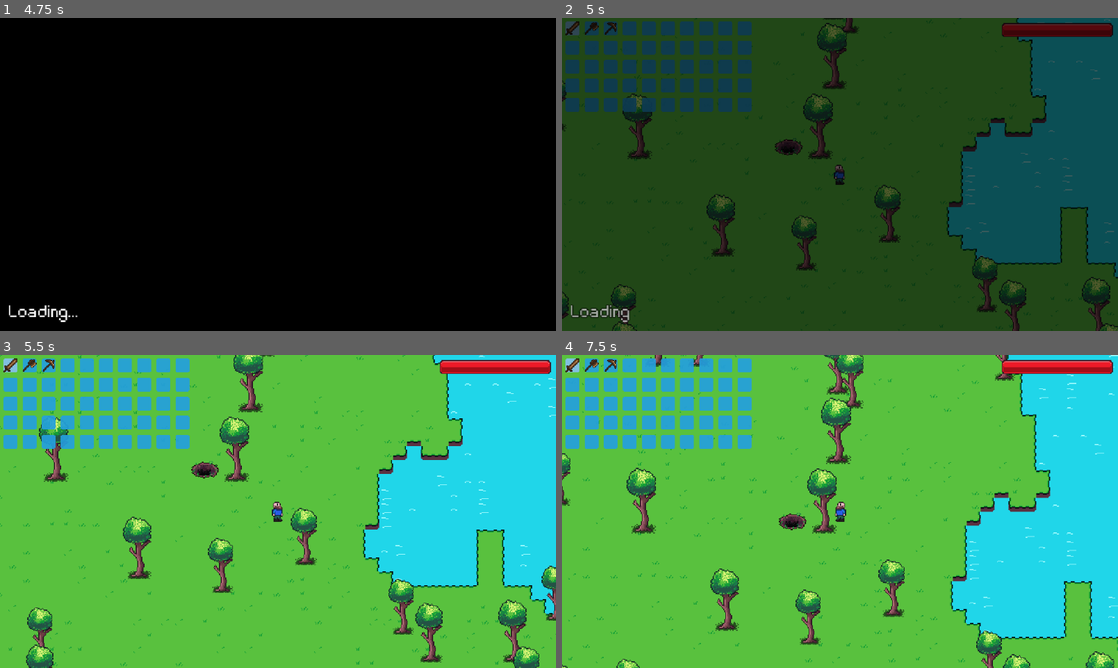
Above: before the commit, frames 1-4 (two rows, left to right).
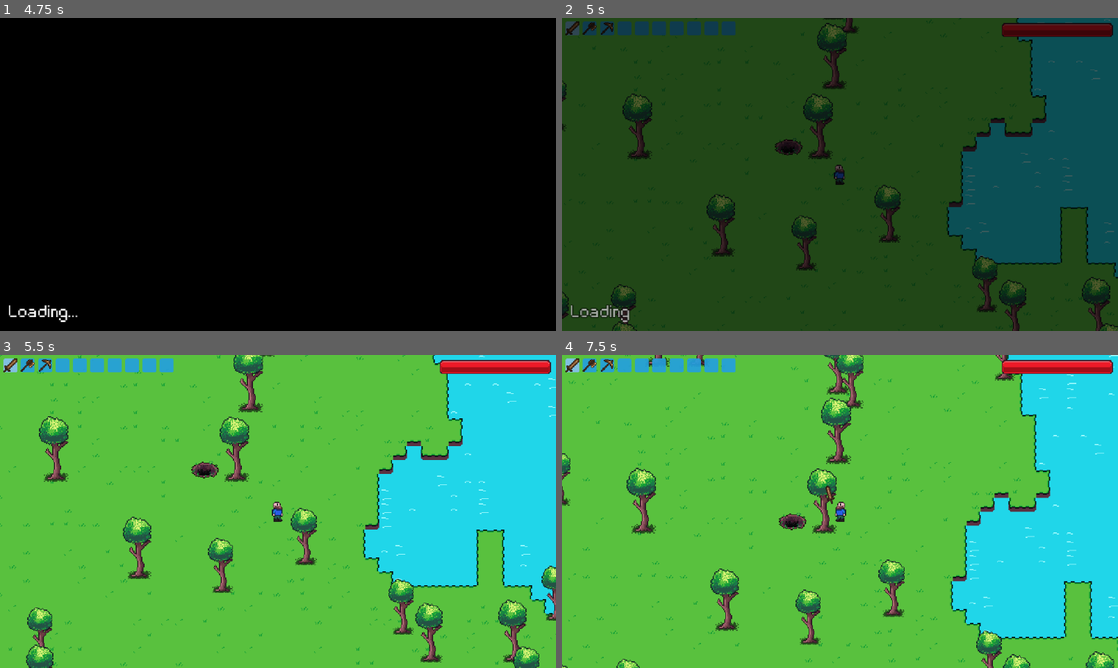
Above: after the commit, the same moments.

Repository: spsJakubSzydlowski/Evergrint
Game: Godot game, scene res://scenes/UI/menu.tscn
Two runs of this game, one before a commit and one after it. Both use one fixed random seed, a clock stepped at 60 frames per second and the inputs below.
Inputs (mouse positions are in pixels of both pictures, inside the frame that each line leads up to):
- Up to frame 1 (4.75 s): click "New Game" at 0.5 s; click (255, 174) at 1.27 s; type "Alex" at 1.35 s; click (344, 174) at 2 s; click "Easy" at 2.75 s; tap Enter at 3.5 s; move the mouse to (11, 27) at 3.52 s; hold Right 3.53-4.28 s; tap A (a) at 3.6 s; click (11, 27) at 3.67 s; tap D (d) at 3.8, 4.35 s; tap Space at 4.25 s; move the mouse to (27, 27) at 4.27 s; hold Down from 4.28 s (still down); click (27, 27) at 4.42 s; tap S (s) at 4.55 s
- Up to frame 2 (5 s): keep holding Down
- Up to frame 3 (5.5 s): move the mouse to (50, 364) at 5.02 s; release Down at 5.03 s; hold Right from 5.03 s (still down); tap S (s) at 5.1 s; click (50, 364) at 5.17 s; tap W (w) at 5.3 s
- Up to frame 4 (7.5 s): move the mouse to (628, 364) at 5.77 s; release Right at 5.78 s; hold Up 5.78-6.53 s; tap W (w) at 5.85 s; click (628, 364) at 5.92 s; tap A (a) at 6.05, 6.6 s; move the mouse to (650, 364) at 6.52 s; hold Left from 6.53 s (still down); click (650, 364) at 6.67 s; tap D (d) at 6.8 s; move the mouse to (667, 364) at 7.27 s; click (667, 364) at 7.35 s

Frame 1 is identical in both runs. In frame 2, 5.1% of the frame differs, in the area x 0-35%, y 1-30%; in frame 3, 5.2%; in frame 4, 5.3%, in the area x 0-50%, y 1-48%.

Commit message:
Better enemies spawn

Diff:
--- a/scenes/main.tscn
+++ b/scenes/main.tscn
@@ -21,7 +21,7 @@
 tile_set = ExtResource("2_jyhfs")
 
 [node name="EntitySpawnTimer" type="Timer" parent="." unique_id=2073219033]
-wait_time = 1.7999999999999998
+wait_time = 5.0
 autostart = true
 
 [node name="DeathScreen" parent="." unique_id=605049590 instance=ExtResource("5_tefeu")]
--- a/scripts/main.gd
+++ b/scripts/main.gd
@@ -4,7 +4,7 @@
 @onready var tile_map: TileMapLayer = $TileMapLayer
 @onready var object_layer: TileMapLayer = $ObjectLayer
 
-@export var max_entities = 200
+@export var max_entities = 20
 
 func _ready():
 	if not DataManager.is_loaded:
@@ -36,12 +36,13 @@
 		await spawn_player_at_center()
 		player = get_tree().get_first_node_in_group("Player")
 
+	spawn_entity(true)
 
 func _physics_process(_delta: float) -> void:
 	if player:
 		Global.update_chunks(object_layer)
 
-func spawn_entity():
+func spawn_entity(first_slime = false):
 	var current_enemy_count = get_tree().get_nodes_in_group("entity").size()
 	var spawn_pos = Vector2.ZERO
 	var attempts = 0
@@ -54,10 +55,14 @@
 		while not found_valid_spot and attempts < 20:
 			attempts += 1
 			var random_angle = randf() * 2 * PI
-			var distance = randf_range(get_viewport_rect().end.x, get_viewport_rect().end.x + 200)
+			var distance
+			if first_slime:
+				distance = randf_range((get_viewport_rect().end.x / 2), (get_viewport_rect().end.x / 1.9))
+			else:
+				distance = randf_range((get_viewport_rect().end.x / 2), (get_viewport_rect().end.x / 2) + 100)
 
 			var offset = Vector2(cos(random_angle), sin(random_angle)) * distance
-
+			print(offset)
 			spawn_pos = player.global_position + offset
 
 			var map_pos = tile_map.local_to_map(spawn_pos)
--- a/scripts/user_interface.gd
+++ b/scripts/user_interface.gd
@@ -73,7 +73,7 @@
 	emit_equipped_signal()
 
 func _input(event: InputEvent) -> void:
-	if Global.is_player_dead:
+	if Global.is_player_dead or Global.world_name == "":
 		return
 
 	if Input.is_action_just_pressed("open_inventory"):
--- a/scripts/world_entity.gd
+++ b/scripts/world_entity.gd
@@ -289,7 +289,7 @@
 
 func _on_visible_on_screen_notifier_2d_screen_exited() -> void:
 	if not is_boss:
-		visible_timer.start(30.0)
+		visible_timer.start(60.0)
 
 func _on_visible_timer_timeout() -> void:
 	queue_free()
